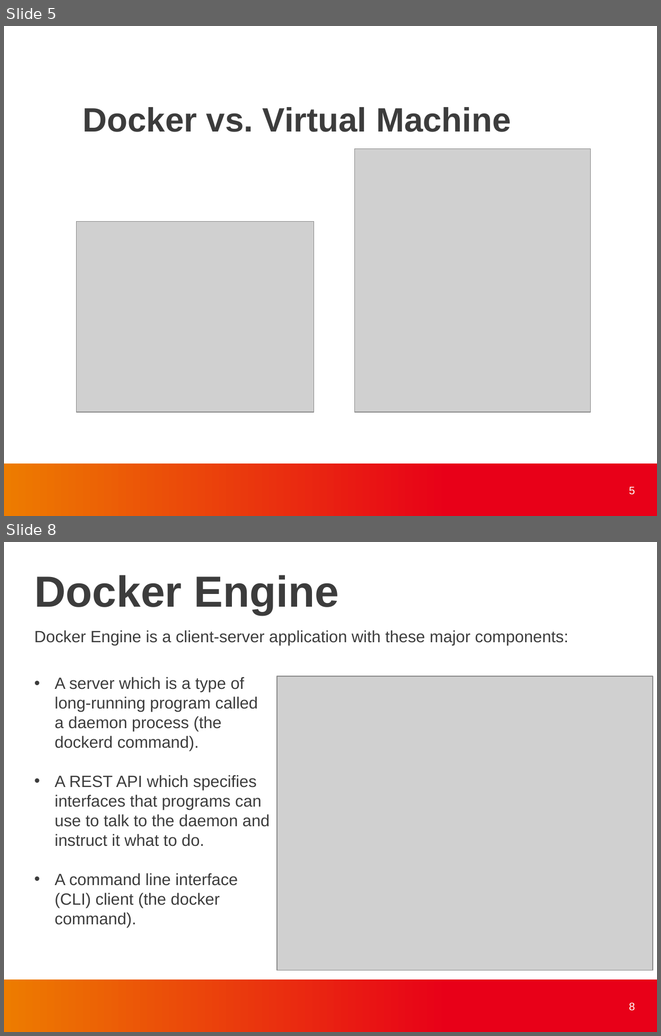
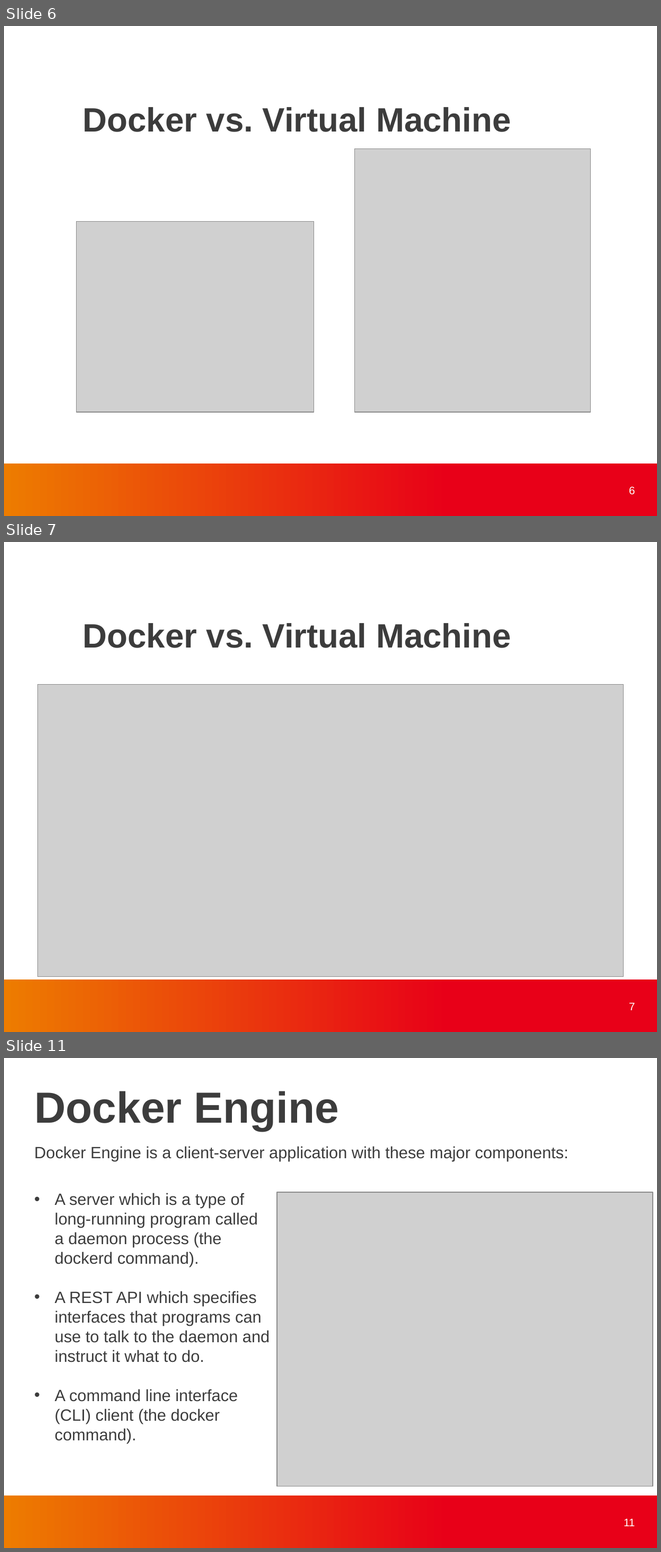
Before and after one commit to finneon/docker, a slide deck: docker_present.pptx. Shown one above the other, each under a label of ours: slides 5 and 8 before the commit, slides 6, 7 and 11 after it; the slides between them are not shown. The pictures are 661x1036 and 661x1552 pixels, drawn with LibreOffice and Linux fonts; fonts in the diff are those of the drawing; grey boxes stand for pictures; background and template pictures are left out. Boxes give left, top, right and bottom in pixels: in the first picture for what was removed or moved away, otherwise in the second. Text is boxed around its words. In the diff, an @@ line names an element or a change of style, - is before the commit and + after.

Commit message:
Update docker_present slide
- Add docker layers
- VM vs docker
- docker volumes

```diff
--- a/docker_present.pptx
+++ b/docker_present.pptx
@@ slide 7 added at box(4, 542, 657, 1032), background #FFFFFF; not listed: 1 template element that a slide beside it also shows @@
@@ text added at box(83, 623, 511, 648), 37.2 pt, text #3C3C3C, bold @@
+Docker vs. Virtual Machine
@@ picture added at box(37, 685, 623, 976) @@
@@ page number added at box(629, 1003, 635, 1010), 12 pt, text #FFFFFF @@
+7
@@ what was slide 5 is now slide 6 @@
@@ page number at box(629, 486, 635, 495): text changed @@
-5
+6
@@ what was slide 8 is now slide 11 @@
@@ page number at box(624, 1519, 635, 1526): text changed @@
-8
+11
```
Also in this commit, not shown: 5 slides changed, 6 other slides added.
